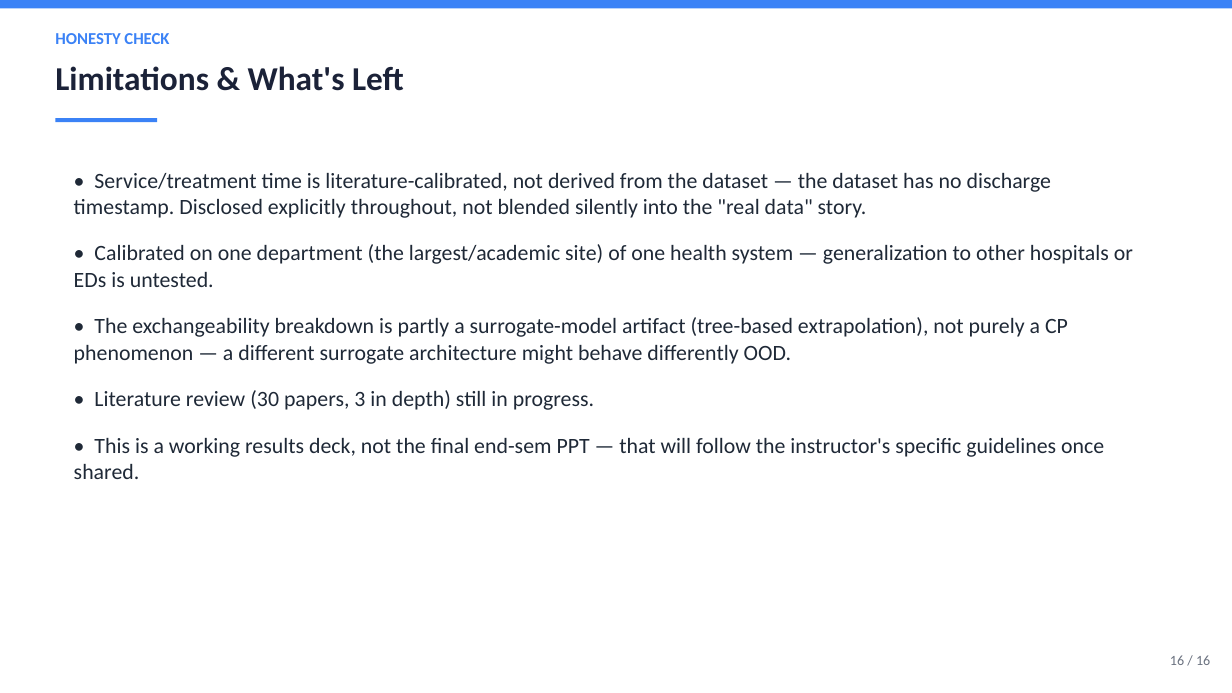
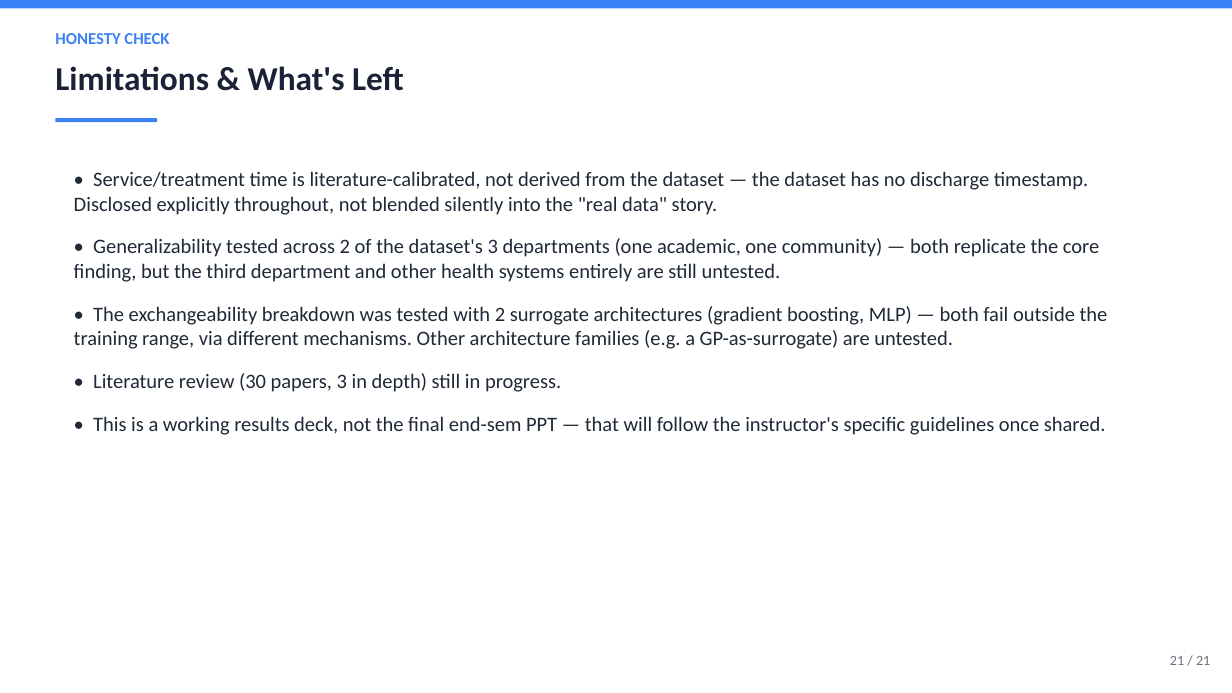
Before and after one commit to DUNE-ODYSSEY/Mondrian-Conformal-Prediction-On-Discrete-Event-Simulation, a slide deck: slide 21 of slides/full_project_results.pptx (slide 16 before the commit). Drawn at 1232x693 pixels with LibreOffice and Linux fonts; fonts in the diff are those of the drawing. Boxes give left, top, right and bottom in pixels: in the first picture for what was removed or moved away, otherwise in the second. Text is boxed around its words. In the diff, an @@ line names an element or a change of style, - is before the commit and + after.

Commit message:
Publication-rigor upgrade part 5: consolidate 30-repeat significance, CQR, MLP, and Dept B findings into full_project_results.pptx (21 slides); fix same multi-line table bug in this script too

```diff
--- a/slides/full_project_results.pptx
+++ b/slides/full_project_results.pptx
@@ text at (74, 171, 1106, 435): size 17 to 16 pt in "• Service/treatment time is literature-calibrated, not deriv ...", "• Literature review (30 papers, 3 in ...", "• This is a working results deck, ..."; less space between paragraphs @@
@@ text at (74, 238, 1108, 349): text changed; size 17 to 16 pt @@
-• Calibrated on one department (the largest/academic site) of one health system — generalization to other hospitals or EDs is untested.
-• The exchangeability breakdown is partly a surrogate-model artifact (tree-based extrapolation), not purely a CP phenomenon — a different surrogate architecture might behave differently OOD.
+• Generalizability tested across 2 of the dataset's 3 departments (one academic, one community) — both replicate the core finding, but the third department and other health systems entirely are still untested.
+• The exchangeability breakdown was tested with 2 surrogate architectures (gradient boosting, MLP) — both fail outside the training range, via different mechanisms. Other architecture families (e.g. a GP-as-surrogate) are untested.
@@ text at (1170, 656, 1210, 665): text changed @@
-16 / 16
+21 / 21
```
Also in this commit, not shown: 15 other slides changed, 5 slides added, 4 other files.
